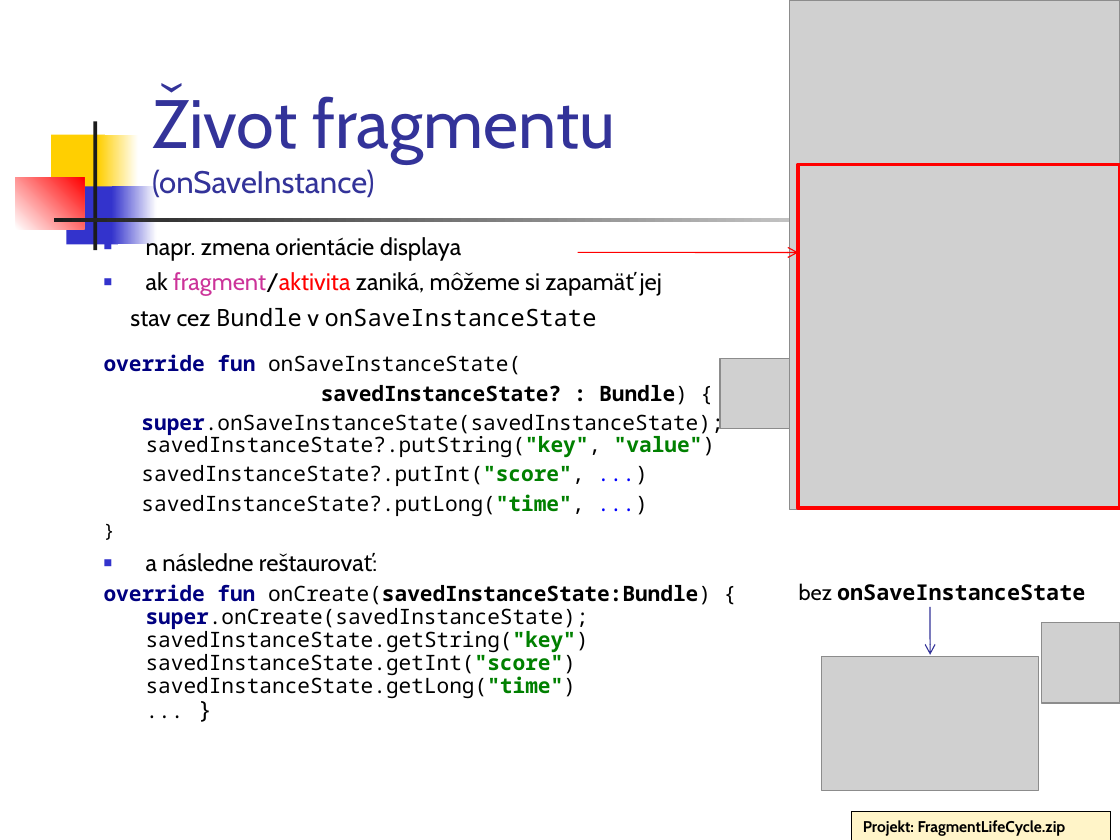
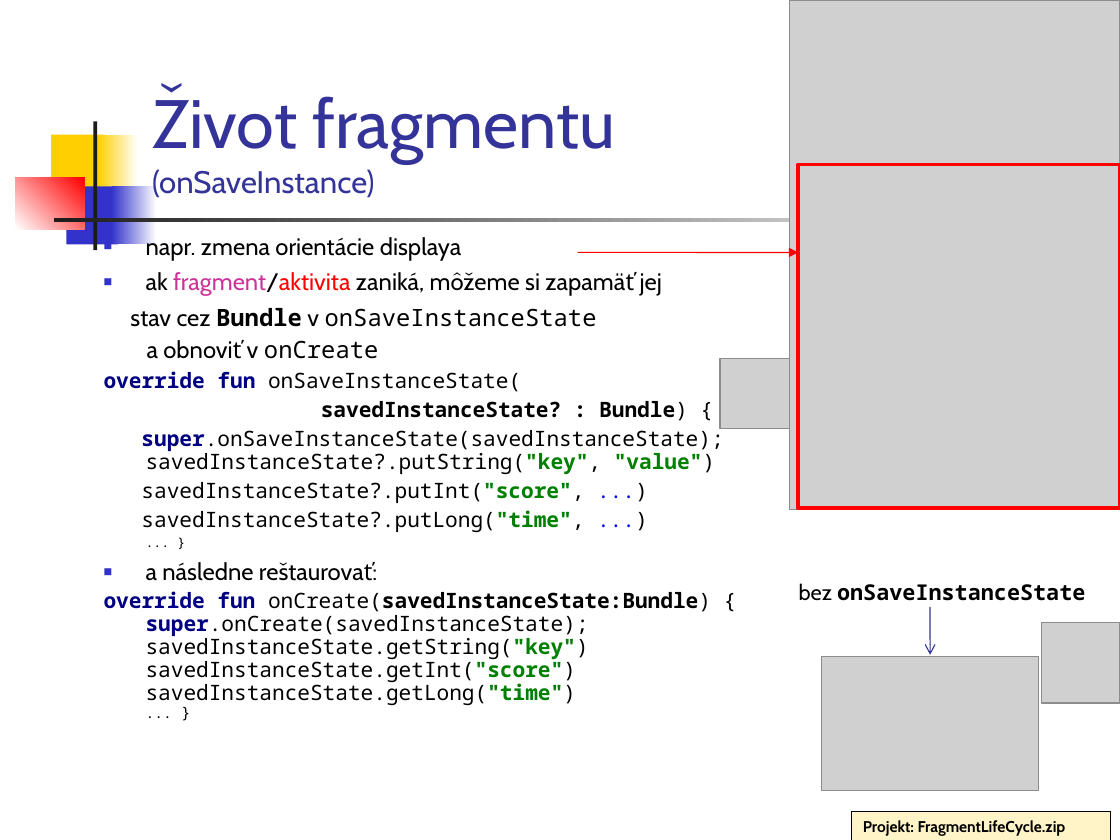
Before and after one commit to vmandro/Prednasky, a slide deck: slide 9 of 06/06_Android.ppt. Drawn at 1120x840 pixels with LibreOffice and Linux fonts; fonts in the diff are those of the drawing; grey boxes stand for pictures. Boxes give left, top, right and bottom in pixels: in the first picture for what was removed or moved away, otherwise in the second. Text is boxed around its words. In the diff, an @@ line names an element or a change of style, - is before the commit and + after.

```diff
--- a/06/06_Android.ppt
+++ b/06/06_Android.ppt
@@ text at [104,234,723,706]: text changed; size 11.9 to 8.5 pt @@
-}
+... }
@@ arrow (578, 252) - (799, 252): arrowheads changed @@
@@ text at [104,308,711,706]: bold on in "Bundle"; size 13.6 to 9.3 pt in "..."; size 15.3 to 10.2 pt in "}"; less space between paragraphs @@
@@ text at [147,340,378,359]: paragraph added @@
+a obnoviť v onCreate
```
Also in this commit, not shown: 27 other slides changed, 1 slide added, 2 other files.
